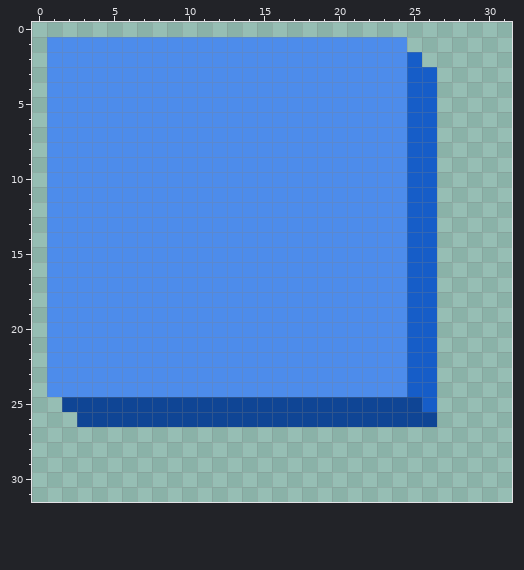
Two states of a pixel-art sprite, Sprites/Program Icons/Square.png. The picture above is the old version.
The file is 32x32 pixels.
Once edited:
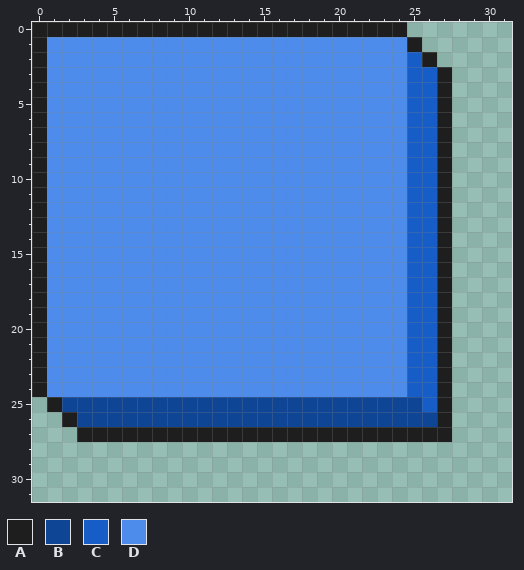
Palette (. is transparent): A #1e1e1e  B #0f4595  C #165dc8  D #4d8ceb
From old to new:
@@ x 0..31 @@
- 0 ................................
- 1 .DDDDDDDDDDDDDDDDDDDDDDDD.......
- 2 .DDDDDDDDDDDDDDDDDDDDDDDDC......
- 3 .DDDDDDDDDDDDDDDDDDDDDDDDCC.....
- 4 .DDDDDDDDDDDDDDDDDDDDDDDDCC.....
- 5 .DDDDDDDDDDDDDDDDDDDDDDDDCC.....
- 6 .DDDDDDDDDDDDDDDDDDDDDDDDCC.....
- 7 .DDDDDDDDDDDDDDDDDDDDDDDDCC.....
- 8 .DDDDDDDDDDDDDDDDDDDDDDDDCC.....
- 9 .DDDDDDDDDDDDDDDDDDDDDDDDCC.....
-10 .DDDDDDDDDDDDDDDDDDDDDDDDCC.....
-11 .DDDDDDDDDDDDDDDDDDDDDDDDCC.....
-12 .DDDDDDDDDDDDDDDDDDDDDDDDCC.....
-13 .DDDDDDDDDDDDDDDDDDDDDDDDCC.....
-14 .DDDDDDDDDDDDDDDDDDDDDDDDCC.....
-15 .DDDDDDDDDDDDDDDDDDDDDDDDCC.....
-16 .DDDDDDDDDDDDDDDDDDDDDDDDCC.....
-17 .DDDDDDDDDDDDDDDDDDDDDDDDCC.....
-18 .DDDDDDDDDDDDDDDDDDDDDDDDCC.....
-19 .DDDDDDDDDDDDDDDDDDDDDDDDCC.....
-20 .DDDDDDDDDDDDDDDDDDDDDDDDCC.....
-21 .DDDDDDDDDDDDDDDDDDDDDDDDCC.....
-22 .DDDDDDDDDDDDDDDDDDDDDDDDCC.....
-23 .DDDDDDDDDDDDDDDDDDDDDDDDCC.....
-24 .DDDDDDDDDDDDDDDDDDDDDDDDCC.....
-25 ..BBBBBBBBBBBBBBBBBBBBBBBBC.....
-26 ...BBBBBBBBBBBBBBBBBBBBBBBB.....
-27 ................................
+ 0 AAAAAAAAAAAAAAAAAAAAAAAAA.......
+ 1 ADDDDDDDDDDDDDDDDDDDDDDDDA......
+ 2 ADDDDDDDDDDDDDDDDDDDDDDDDCA.....
+ 3 ADDDDDDDDDDDDDDDDDDDDDDDDCCA....
+ 4 ADDDDDDDDDDDDDDDDDDDDDDDDCCA....
+ 5 ADDDDDDDDDDDDDDDDDDDDDDDDCCA....
+ 6 ADDDDDDDDDDDDDDDDDDDDDDDDCCA....
+ 7 ADDDDDDDDDDDDDDDDDDDDDDDDCCA....
+ 8 ADDDDDDDDDDDDDDDDDDDDDDDDCCA....
+ 9 ADDDDDDDDDDDDDDDDDDDDDDDDCCA....
+10 ADDDDDDDDDDDDDDDDDDDDDDDDCCA....
+11 ADDDDDDDDDDDDDDDDDDDDDDDDCCA....
+12 ADDDDDDDDDDDDDDDDDDDDDDDDCCA....
+13 ADDDDDDDDDDDDDDDDDDDDDDDDCCA....
+14 ADDDDDDDDDDDDDDDDDDDDDDDDCCA....
+15 ADDDDDDDDDDDDDDDDDDDDDDDDCCA....
+16 ADDDDDDDDDDDDDDDDDDDDDDDDCCA....
+17 ADDDDDDDDDDDDDDDDDDDDDDDDCCA....
+18 ADDDDDDDDDDDDDDDDDDDDDDDDCCA....
+19 ADDDDDDDDDDDDDDDDDDDDDDDDCCA....
+20 ADDDDDDDDDDDDDDDDDDDDDDDDCCA....
+21 ADDDDDDDDDDDDDDDDDDDDDDDDCCA....
+22 ADDDDDDDDDDDDDDDDDDDDDDDDCCA....
+23 ADDDDDDDDDDDDDDDDDDDDDDDDCCA....
+24 ADDDDDDDDDDDDDDDDDDDDDDDDCCA....
+25 .ABBBBBBBBBBBBBBBBBBBBBBBBCA....
+26 ..ABBBBBBBBBBBBBBBBBBBBBBBBA....
+27 ...AAAAAAAAAAAAAAAAAAAAAAAAA....
 28 ................................
Pixel boxes of the changes (left, top, right, bottom) in both pictures:
added: (32, 22, 452, 442)
